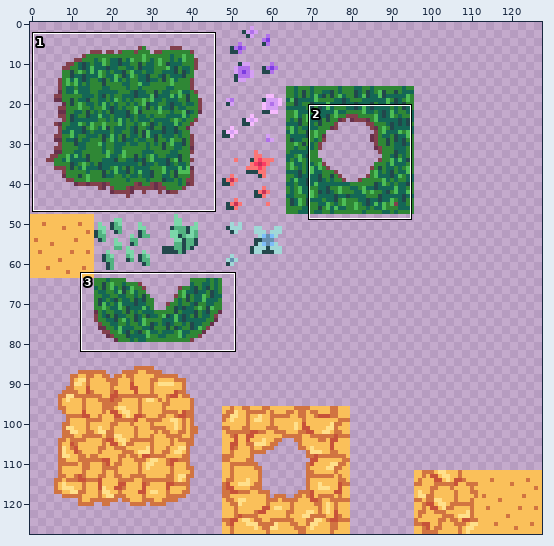
A sprite sheet gets an edit: Textures/tiles.png. The picture above shows the old version from afar; the outline marks the close-up.
Close-up. Old version:
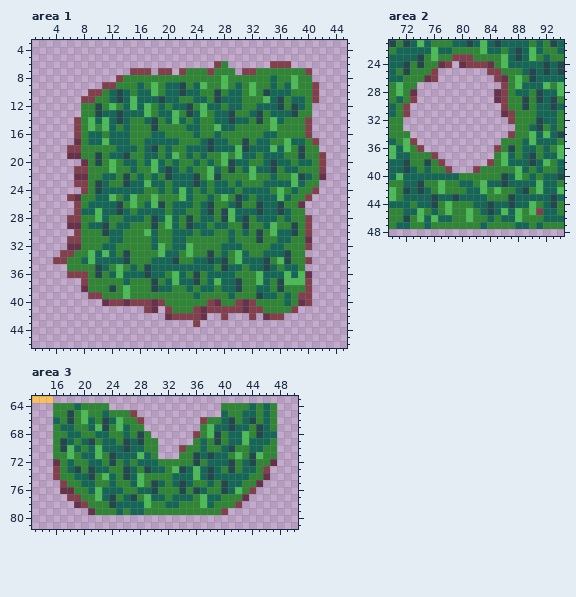
The file is 128x128 pixels. Shown: area 1: x 1..45, y 3..46; area 2: x 70..94, y 21..48; area 3: x 13..50, y 63..81.
The same view after the edit:
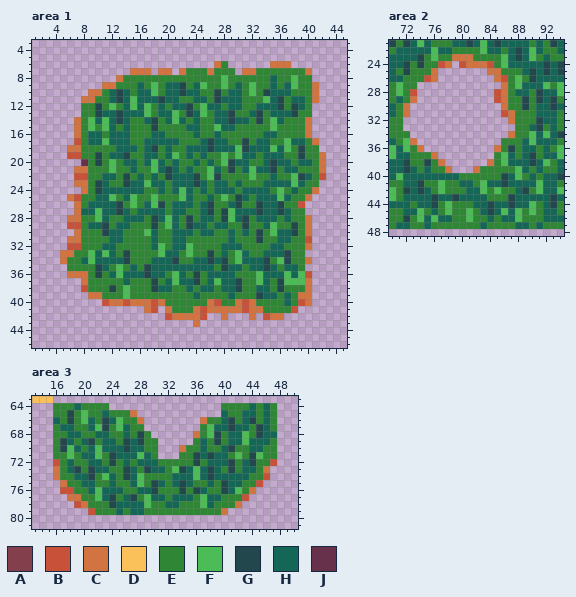
Palette (. is transparent): A #83404c  B #c75239  C #d17441  D #fac05a  E #2f8735  F #4cbd56  G #22474c  H #146756  J #67314b
Diff:
Changed rows in their new state; - is an unchanged pixel.
Area 1:
first column x 4:
 6 -----------------------C-------CCC-----
 7 -----------CCC-CC-C---C----CC-------C--
 8 ---------C-----------------------------
 9 -------CC----------------------------C-
10 -----CC------------------------------C-
11 ----CC-------------------------------C-
14 ---C--------------------------------C--
15 ---C--------------------------------C--
16 ---C--------------------------------C--
17 ---B---------------------------------C-
18 --CC-----------------------------------
19 --BB----------------------------------C
20 --------------------------------------C
21 ---CC---------------------------------C
22 ---BB---------------------------------B
23 ---CC----------------------------------
24 ----C--------------------------------C-
25 --CB--------------------------------C--
26 ---C-------------------------------B---
27 ---C-----------------------------------
28 --CC--------------------------------C--
29 --BB--------------------------------C--
30 ---C--------------------------------C--
31 --CC--------------------------------B--
32 --BB--------------------------------C--
33 -CC------------------------------------
34 .C----------------------------------C--
36 --CCC-------------------------------B--
37 ----C-------------------------------C--
38 ----B-------------------------------C--
39 -----CC----------------------------CC--
40 -------BCCBCCCBC------CB--CBC------BC--
41 -------------CB-C---CBCCCCCBCC----B----
42 ----------------BCCCCB--C---C-BCC------
43 --------------------C------------------
Area 2:
first column x 72:
23 -------CCC------
24 -----BC-BCCCB---
25 ----C-------CC--
26 ---BC--------CB-
27 --------------C-
28 -B-----------BC-
29 -C-----------BC-
30 C-------------C-
31 C-------------BC
32 ---------------C
34 ---------------C
35 -C--------------
36 --C----------C--
37 ----C-----------
38 -----C------C---
39 ------C---C-----
first column x 91:
45 E
Area 3:
first column x 16:
65 -----------C--------------------
66 ------------C--------C----------
68 --------------------C-----------
70 ------------------C-------------
72 B------------------------------B
73 C-----------------------------C-
74 C-----------------------------B-
75 -C---------------------------B--
76 -BB-------------------------C---
77 --CC-----------------------B----
78 ---BC---------------------C-----
79 -----B------------------C-------
Boxes around the changes in both close-ups, in picture pixels (x1, y1, x2, y2):
changed: (53, 61, 326, 327)
changed: (403, 54, 515, 173)
changed: (536, 208, 543, 215)
changed: (130, 410, 144, 424)
changed: (179, 417, 207, 452)
changed: (53, 459, 95, 515)
changed: (221, 459, 277, 515)
